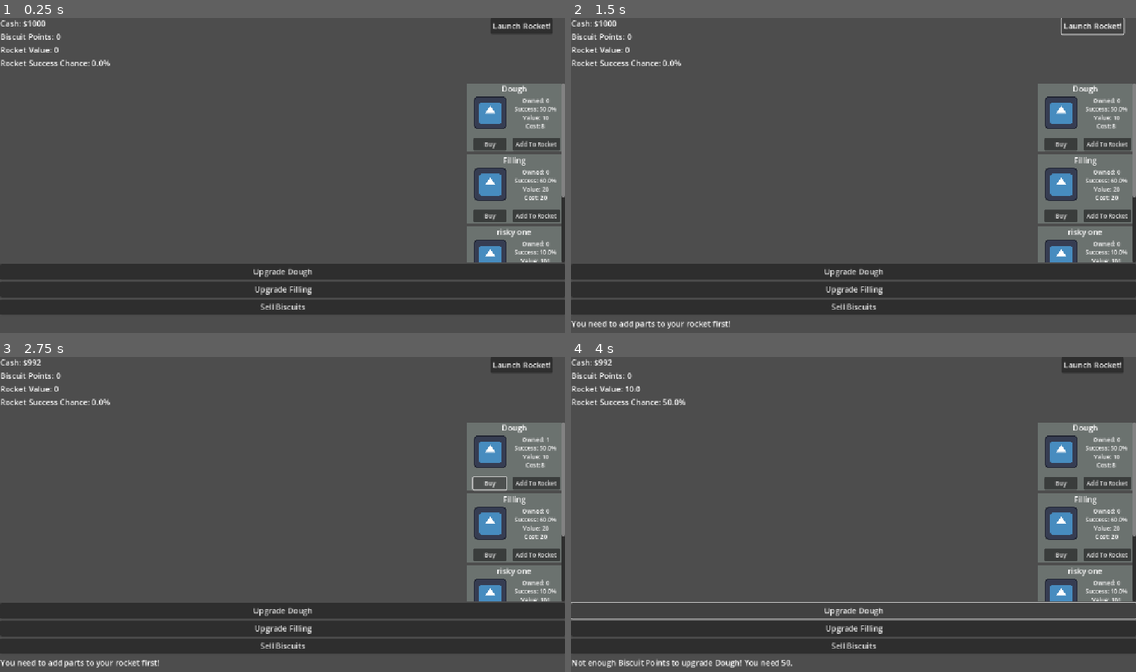
Above: before the commit, frames 1-4 (two rows, left to right).
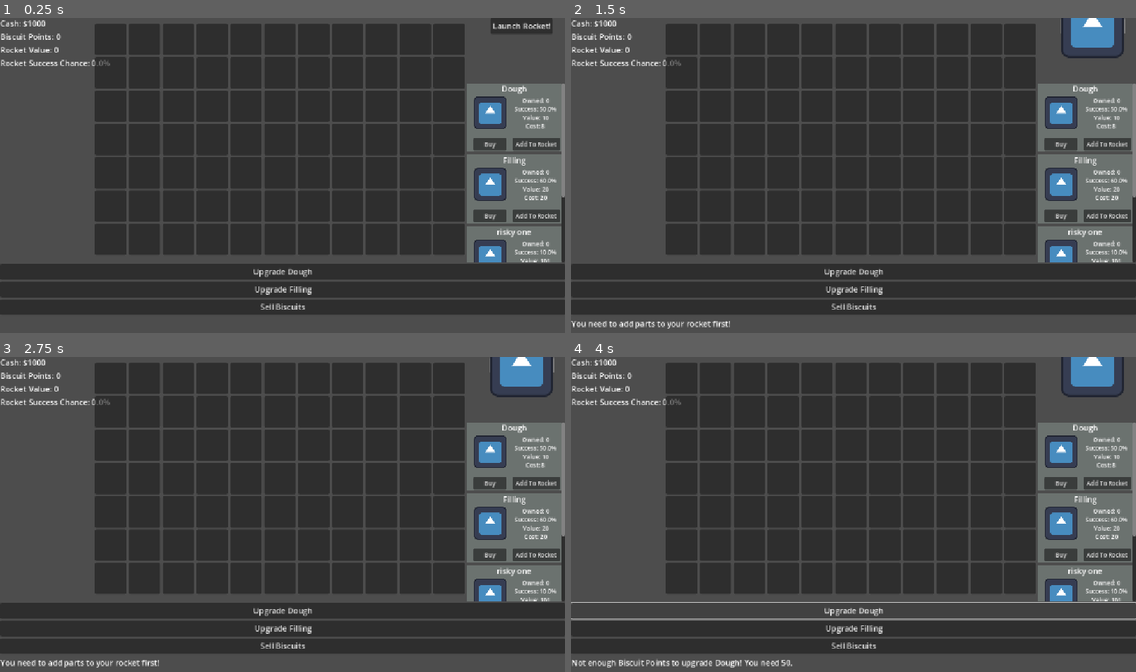
Above: after the commit, the same moments.

Repository: A-coder152/Build-a-Biscship-public
Game: Godot game, scene res://main.tscn
The game is run twice, just before and just after one commit, with the same random seed, the same clock (stepped at 60 frames per second) and the same inputs. The engine's default icon, where the game draws it, is replaced by a stand-in: a white triangle on a blue panel in a dark square.
Inputs:
- Up to frame 1 (0.25 s): no input
- Up to frame 2 (1.5 s): click "Launch Rocket!" at 0.5 s; click "Launch Rocket!" at 1.25 s
- Up to frame 3 (2.75 s): click "Buy" at 2 s
- Up to frame 4 (4 s): click "Add To Rocket" at 2.75 s; click "Upgrade Dough" at 3.5 s

The runs differ from the first frame. In frame 1, 42% of the frame differs, in the area x 16-83%, y 2-76%; in frame 2, 43%; in frame 3, 43%, in the area x 4-99%, y 0-76%; in frame 4, 43%.

Commit message:
added grid placement

Diff:
--- /dev/null
+++ b/Scene/Gridmap/grid.tscn
@@ -0,0 +1,8 @@
+[gd_scene load_steps=2 format=3 uid="uid://bjhqyckc5l2cu"]
+
+[ext_resource type="Script" uid="uid://b8ss1m6ea8bgg" path="res://Scripts/grird.gd" id="1_te80x"]
+
+[node name="grid" type="GridContainer"]
+offset_right = 40.0
+offset_bottom = 40.0
+script = ExtResource("1_te80x")
--- /dev/null
+++ b/Scene/Gridmap/panel_container.tscn
@@ -0,0 +1,8 @@
+[gd_scene load_steps=2 format=3 uid="uid://diy46dwnbcyun"]
+
+[ext_resource type="Script" uid="uid://dg37kcbptny24" path="res://Scripts/panel_container.gd" id="1_re1wm"]
+
+[node name="PanelContainer" type="PanelContainer"]
+offset_right = 40.0
+offset_bottom = 40.0
+script = ExtResource("1_re1wm")
--- /dev/null
+++ b/Scripts/grird.gd
@@ -0,0 +1,47 @@
+@tool
+extends GridContainer
+@export var width := 5:
+	set(value):
+		width = value
+		_remove_grid()
+		_create_grid()
+
+@export var height := 5:
+	set(value):
+		height = value
+		_remove_grid()
+		_create_grid()
+
+@export var cellWidth := 100:
+	set(value):
+		cellWidth = value
+		_remove_grid()
+		_create_grid()
+
+@export var cellHeight := 100:
+	set(value):
+		cellHeight = value
+		_remove_grid()
+		_create_grid()
+
+@export var seperation := 0:
+	set(value):
+		seperation = value
+		_remove_grid()
+		_create_grid()
+
+const GRID_CELL = preload("res://Scene/Gridmap/panel_container.tscn")
+
+func _create_grid():
+	add_theme_constant_override("h_separation", seperation)
+	add_theme_constant_override("h_separation", seperation)
+
+	columns = width
+	for i in width * height:
+		var gridCellInst = GRID_CELL.instantiate()
+		gridCellInst.custom_minimum_size = Vector2(cellWidth, cellHeight)
+		add_child(gridCellInst.duplicate())
+
+func _remove_grid():
+	for node in get_children():
+		node.queue_free()
--- /dev/null
+++ b/Scripts/panel_container.gd
@@ -0,0 +1,10 @@
+extends PanelContainer
+
+#I don't think you're ready for the takedown!
+
+@export var full = false
+
+func change_color(color: Color):
+	var styleBox := get_theme_stylebox("panel").duplicate()
+	styleBox.bg_color = color
+	add_theme_stylebox_override("panel", styleBox)
--- a/main.gd
+++ b/main.gd
@@ -55,6 +55,15 @@
 var rocket_success_chance = 0.0
 var rocket_total_value = 0
 var rocket_total_probability = 0
+
+#Placement variables
+@onready var grid: GridContainer = $grid
+const OBJ = preload("res://test.tscn")
+var gridSize: Vector2
+var targetcell
+var obj
+var objectCells
+var isValid = false
 
 # UI Node References
 @onready var cash_label = $UI/VBoxContainer/CashLabel
@@ -78,6 +87,8 @@
 	$UI/VBoxContainer/UpgradeContainer/SellBiscuits.connect("pressed", _on_sell_biscuits_button_pressed)
 	launch_button.connect("pressed", _on_launch_button_pressed)
 
+	gridSize = Vector2(grid.cellWidth, grid.cellHeight)
+
 func update_ui():
 	# Updates all the UI labels with the current game state
 	cash_label.text = "Cash: $%s" % cash
@@ -201,3 +212,75 @@
 func update_items_container():
 	for child in items_container.get_children():
 		if child.item: child.update()
+
+
+
+
+#region placement
+
+func _input(event: InputEvent) -> void:
+	if Input.is_mouse_button_pressed(MOUSE_BUTTON_LEFT) and not obj:
+		var placement = OBJ.instantiate()
+		add_child(placement)
+		placement.global_position = get_global_mouse_position()
+		obj = placement
+	elif Input.is_action_just_pressed("leftClick") and isValid:
+		_place_thing(objectCells)
+
+func _on_grid_gui_input(event: InputEvent) -> void:
+	if not obj: return
+	var mouse_pos = get_global_mouse_position()
+	var newtarget = _get_target_cell_placement(mouse_pos)
+
+	if newtarget != targetcell:
+		targetcell = newtarget
+		obj.global_position = targetcell.global_position + obj.rect.size/2
+
+		_reset_highlight()
+		objectCells = _get_object_cells()
+		isValid = _check_and_highlight_cells(objectCells)
+
+func _get_target_cell_placement(targetPosition):
+	for child: Control in grid.get_children():
+		if child.get_global_rect().has_point(targetPosition):
+			return child
+
+
+func _reset_highlight():
+	for child: Control in grid.get_children():
+		child.change_color(Color(0.5, 0.5, 0.5, 0.5))
+
+
+#check if placement is valid or if theres another part in the way
+func _get_object_cells():
+	var cells = []
+	for child: Control in grid.get_children():
+		if child.get_global_rect().intersects(obj.get_global_rect()):
+			cells.append(child)
+	return cells
+
+func _check_and_highlight_cells(objectCells: Array):
+	var isValid = true
+	var objectCellCount = (obj.rect.size.x / gridSize.x) * (obj.rect.size.y / gridSize.y)
+
+	if objectCellCount != objectCells.size():
+		isValid = false
+
+	for cell in objectCells:
+		if cell.full:
+			isValid = false
+			cell.change_color(Color.CRIMSON)
+		else:
+			cell.change_color(Color.SEA_GREEN)
+	return isValid
+
+func _place_thing(objectCells):
+	obj.set_on_place()
+	obj = null
+	isValid = null
+
+	for cell in objectCells:
+		cell.full = true
+
+	_reset_highlight()
+#endregion
--- a/main.tscn
+++ b/main.tscn
@@ -1,7 +1,8 @@
-[gd_scene load_steps=3 format=3 uid="uid://c3cv383fvusc5"]
+[gd_scene load_steps=4 format=3 uid="uid://c3cv383fvusc5"]
 
 [ext_resource type="Script" uid="uid://bh3bsrm6bxcl2" path="res://main.gd" id="1_ig7tw"]
 [ext_resource type="PackedScene" uid="uid://b8a05vr1e1je1" path="res://item_box.tscn" id="2_0xm2m"]
+[ext_resource type="PackedScene" uid="uid://bjhqyckc5l2cu" path="res://Scene/Gridmap/grid.tscn" id="3_h2yge"]
 
 [node name="Main" type="Node2D"]
 script = ExtResource("1_ig7tw")
@@ -123,3 +124,18 @@
 offset_top = 611.0
 offset_right = 1145.0
 offset_bottom = 649.0
+
+[node name="grid" parent="." instance=ExtResource("3_h2yge")]
+offset_left = 193.0
+offset_top = 11.0
+offset_right = 1016.0
+offset_bottom = 483.0
+theme_override_constants/h_separation = 5
+columns = 11
+width = 11
+height = 7
+cellWidth = 64
+cellHeight = 64
+seperation = 5
+
+[connection signal="gui_input" from="grid" to="." method="_on_grid_gui_input"]
--- /dev/null
+++ b/obj.gd
@@ -0,0 +1,12 @@
+extends Sprite2D
+
+@export var rect: Rect2
+
+func get_global_rect():
+	return Rect2(
+		global_position - rect.size / 2,
+		rect.size
+	)
+
+func set_on_place():
+	modulate.a = 1
--- a/project.godot
+++ b/project.godot
@@ -21,7 +21,7 @@
 
 [editor_plugins]
 
-enabled=PackedStringArray("res://addons/godot_super-wakatime/plugin.cfg")
+enabled=PackedStringArray()
 
 [rendering]
 
--- /dev/null
+++ b/test.tscn
@@ -0,0 +1,9 @@
+[gd_scene load_steps=3 format=3 uid="uid://dsa8shqwb8rkm"]
+
+[ext_resource type="Texture2D" uid="uid://b66r7he7nuj55" path="res://icon.svg" id="1_8uh7m"]
+[ext_resource type="Script" uid="uid://bct0431cy8svk" path="res://obj.gd" id="2_6uqi0"]
+
+[node name="test" type="Sprite2D"]
+texture = ExtResource("1_8uh7m")
+script = ExtResource("2_6uqi0")
+rect = Rect2(0, 0, 128, 128)
Not shown, added: Scripts/grird.gd.uid
Not shown, added: Scripts/panel_container.gd.uid
Not shown, added: obj.gd.uid
